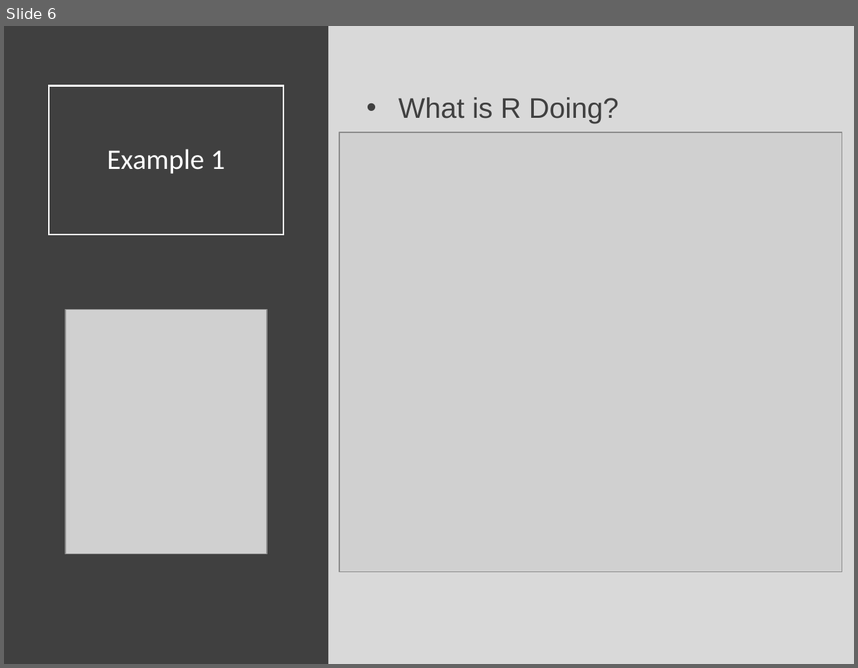
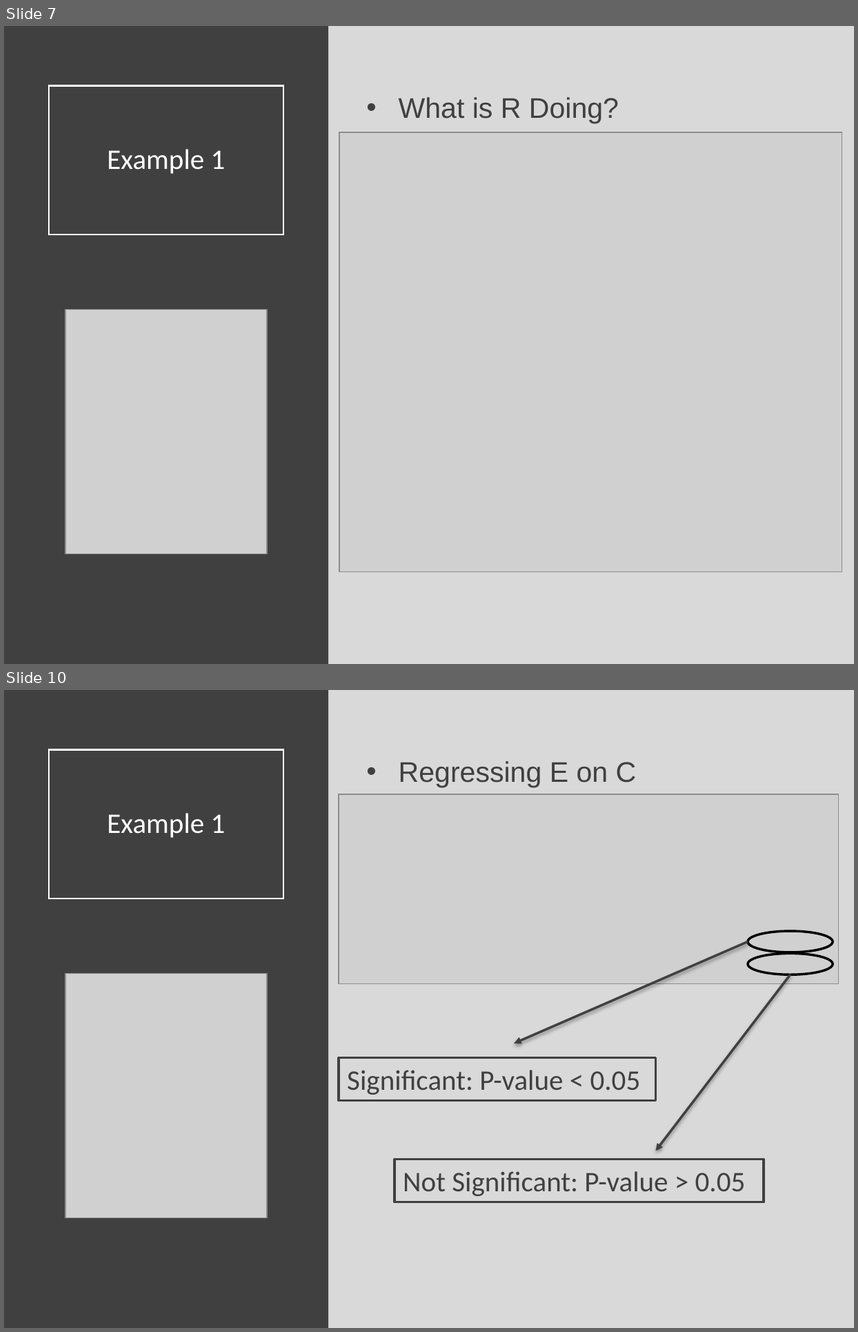
Before and after one commit to Yixf-Self/STOR320_WEBSITE, a slide deck: Lecture/Lecture 27/Lecture 27.pptx. Shown one above the other, each under a label of ours: slide 6 before the commit, slides 7 and 10 after it; the slides between them are not shown. The pictures are 858x668 and 858x1332 pixels, drawn with LibreOffice and Linux fonts; fonts in the diff are those of the drawing; grey boxes stand for pictures. Boxes give left, top, right and bottom in pixels: in the first picture for what was removed or moved away, otherwise in the second. Text is boxed around its words. In the diff, an @@ line names an element or a change of style, - is before the commit and + after.

```diff
--- a/Lecture/Lecture 27/Lecture 27.pptx
+++ b/Lecture/Lecture 27/Lecture 27.pptx
@@ slide 10 added at (4, 690, 854, 1328), background #D9D9D9 @@
@@ rectangle added at (4, 690, 329, 1328), fill #404040 @@
@@ title added at (49, 749, 283, 898), outline #FFFFFF 1.5 pt, 24 pt, text #FFFFFF @@
+Example 1
@@ text added at (399, 761, 637, 788), 24 pt, text #404040 @@
+• Regressing E on C
@@ picture added at (339, 795, 839, 984) @@
@@ ellipse added at (748, 931, 833, 952), outline #000000 2 pt @@
@@ arrow added from (748, 942) to (514, 1043), #404040 2 pt @@
@@ ellipse added at (748, 954, 833, 975), outline #000000 2 pt @@
@@ picture added at (65, 973, 267, 1217) @@
@@ arrow added from (791, 975) to (656, 1151), #404040 2 pt @@
@@ rectangle added at (339, 1057, 656, 1100), outline #404040 2 pt, 24 pt, text #404040 @@
+Significant: P-value < 0.05
@@ rectangle added at (394, 1159, 763, 1202), outline #404040 2 pt, 24 pt, text #404040 @@
+Not Significant: P-value > 0.05
@@ what was slide 6 is now slide 7 @@
```
Also in this commit, not shown: 1 slide changed, 17 other slides added, 5 other files.
